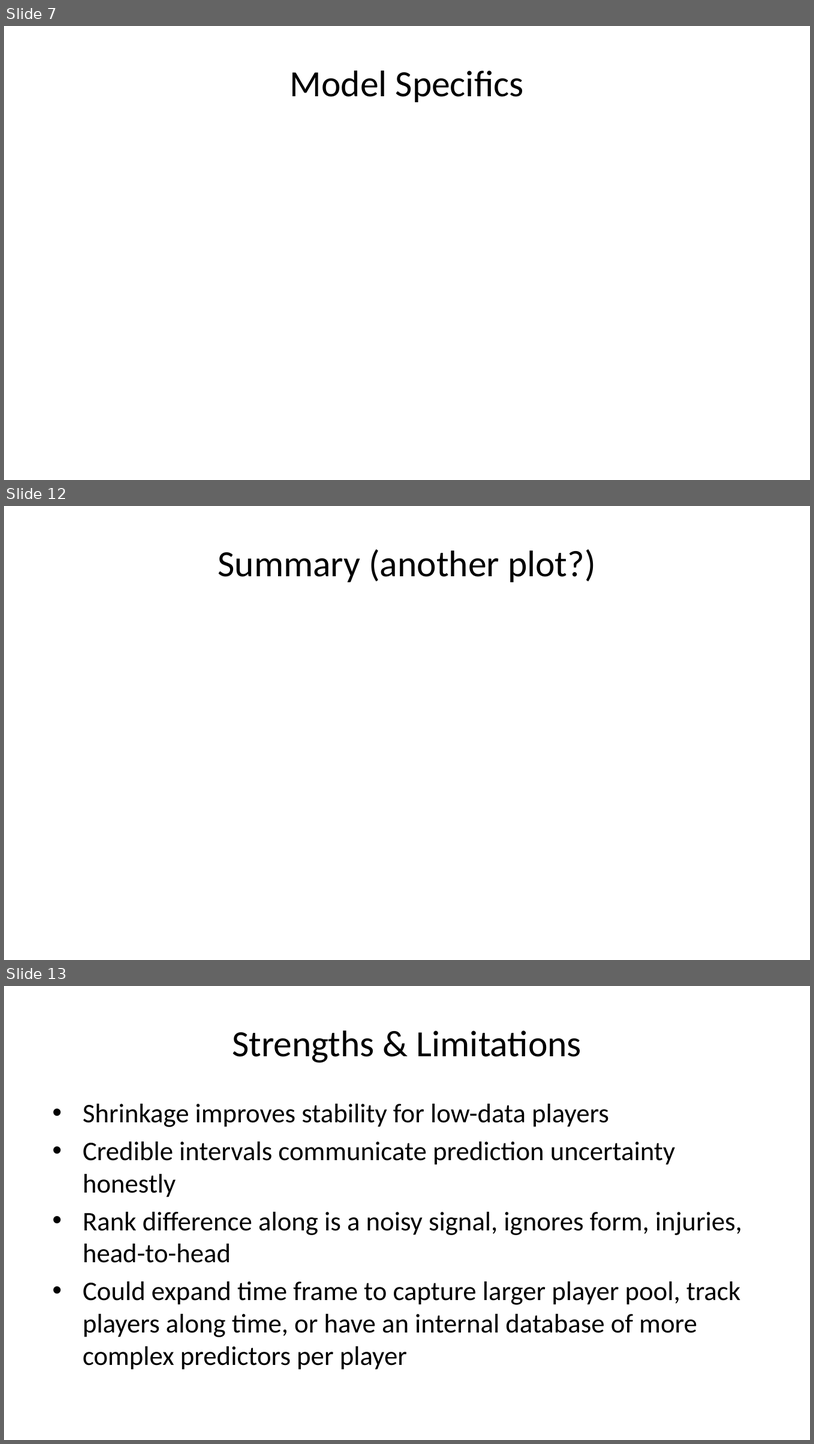
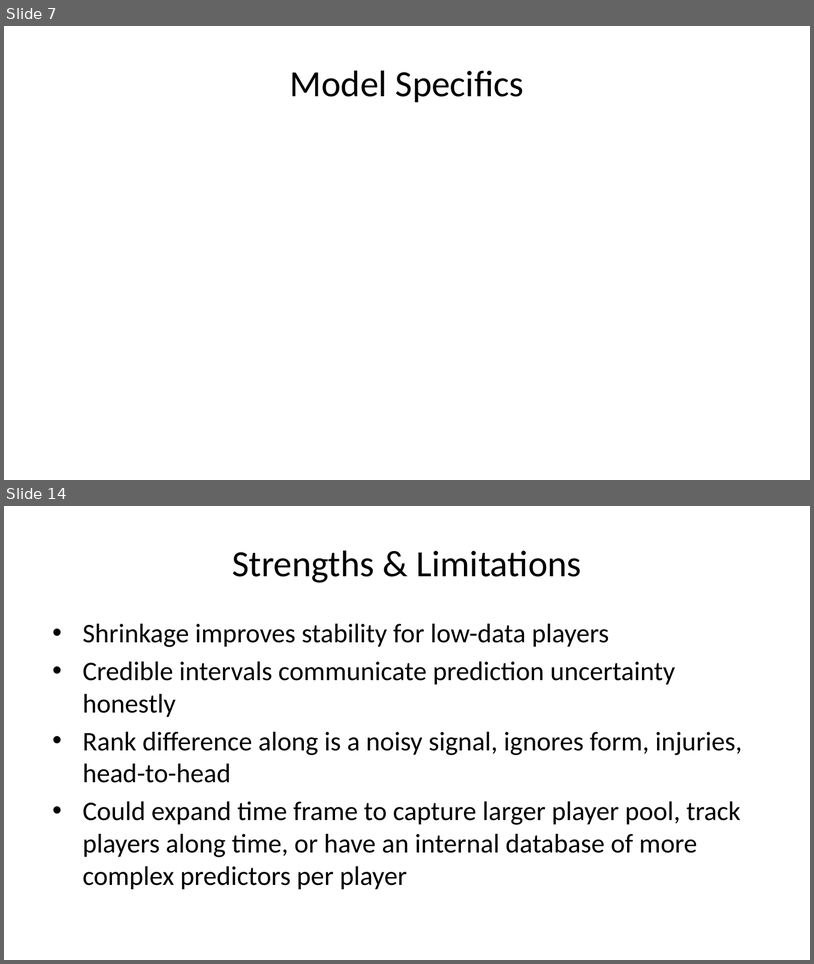
Before and after one commit to ryan-merser/ST540_Bayes, a slide deck: Presentation_files/Presentation2.pptx. Shown one above the other, each under a label of ours: slides 7, 12 and 13 before the commit, slides 7 and 14 after it; the slides between them are not shown. The pictures are 814x1444 and 814x964 pixels, drawn with LibreOffice and Linux fonts; fonts in the diff are those of the drawing. Boxes give left, top, right and bottom in pixels: in the first picture for what was removed or moved away, otherwise in the second. Text is boxed around its words. In the diff, an @@ line names an element or a change of style, - is before the commit and + after.

```diff
--- a/Presentation_files/Presentation2.pptx
+++ b/Presentation_files/Presentation2.pptx
@@ slide 12 removed at [4,506,810,960], background #FFFFFF @@
@@ title removed at [218,549,596,582] @@
-Summary (another plot?)
@@ what was slide 13 is now slide 14 @@
```
Also in this commit, not shown: 4 slides changed, 5 slides added, 1 other slide removed, 7 other files.
